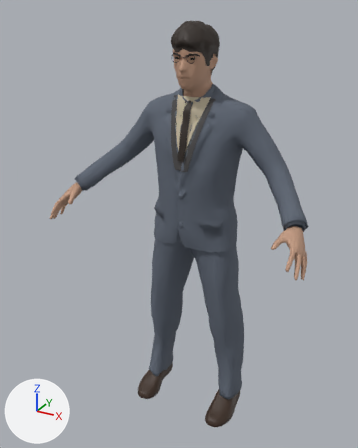
An edit to the glTF model assets/models/eddington_cambridge.glb, drawn before and after from the same camera.
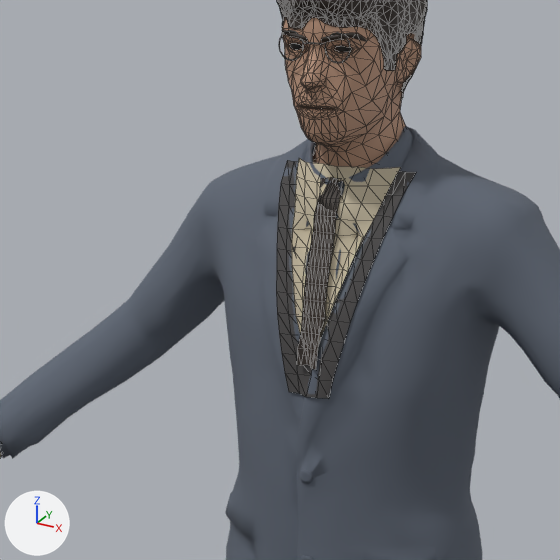
Each version appears first whole from a 50 mm lens placed at (0.928, -1.876, 1.864), pointed at (-0.041, -0.115, 0.983), and next in a close-up on the part from 23% to 73% of the width and 10% to 50% of the height. Arrows for +X, +Y and +Z are at lower left; the lights stay in place. The older version's two pictures come first. The close-ups show mesh edges as thin lines.

In view in the first close-up: 'eddington_cambridge_body', 'eddington_cambridge_hair', 'eddington_cambridge_shirt_front', 'eddington_cambridge_suit' and 3 more.
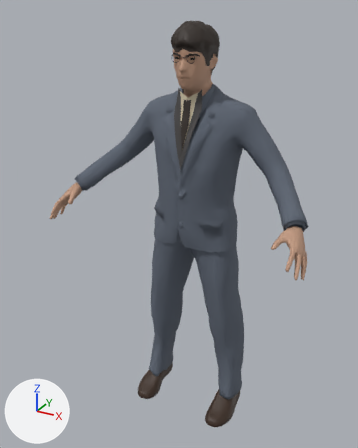
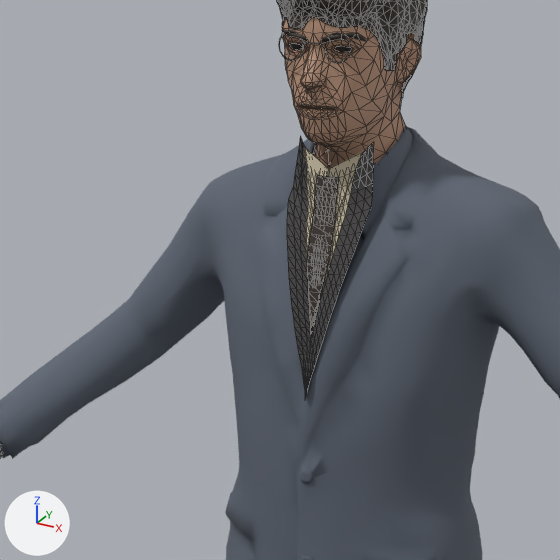
Commit message: Rebuild Eddington models with fitted fronts

Diff of the bpy script that builds the scene:
```diff
--- a/assets/models/eddington_cambridge.glb.py
+++ b/assets/models/eddington_cambridge.glb.py
@@ me_waistcoat_v_front @@
+me_waistcoat_v_front.from_pydata(...)  # 399 vertices, 679 faces; spans x -0.06..0.06, y -0.18..-0.096, z 1.244..1.569
+# faces by material slot: [294, 352, 33]
+me_waistcoat_v_front.materials.append(mat_e1919_wool_waistcoat)  # dark grey #494747
+me_waistcoat_v_front.materials.append(mat_e1919_linen)  # beige #c7bca3
+me_waistcoat_v_front.materials.append(mat_e1919_hair_dark)  # brown #2f251e
@@ ob_eddington_cambridge_shirt_front @@
-ob_eddington_cambridge_shirt_front = bpy.data.objects.new('eddington_cambridge_shirt_front', me_shirt_front)
-ob_eddington_cambridge_shirt_front.location = (0.0, 0.0, 0.0)
@@ ob_eddington_cambridge_waistcoat_v_front @@
+ob_eddington_cambridge_waistcoat_v_front = bpy.data.objects.new('eddington_cambridge_waistcoat_v_front', me_waistcoat_v_front)
+ob_eddington_cambridge_waistcoat_v_front.location = (0.0, 0.0, 0.0)
```

Location of each change, (x1, y1, x2, y2) in pixels of the close-ups (560 x 560 px):
'eddington_cambridge_shirt_front', deleted: before (276, 158, 416, 399)
    faces in mat_e1919_wool_waistcoat (dark grey #494747): (276, 160, 416, 399)
    faces in mat_e1919_linen (beige #c7bca3): (292, 158, 401, 345)
    faces in mat_e1919_hair_dark (brown #2f251e): (297, 177, 343, 369)
'eddington_cambridge_waistcoat_v_front', added: after (287, 136, 374, 398)
    faces in mat_e1919_wool_waistcoat (dark grey #494747): (287, 136, 374, 398)
    faces in mat_e1919_hair_dark (brown #2f251e): (307, 175, 339, 332)
    faces in mat_e1919_linen (beige #c7bca3): (304, 147, 363, 331)
